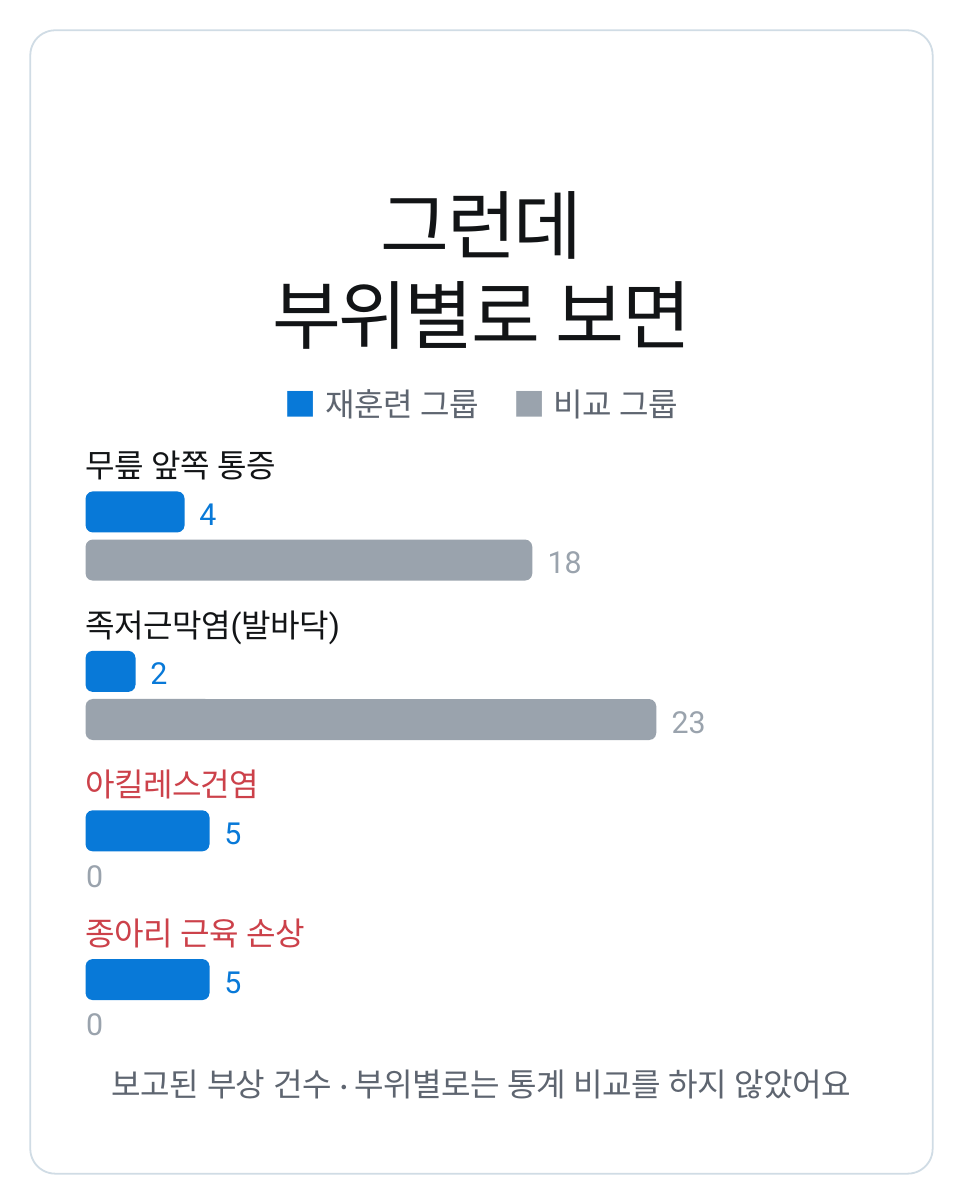
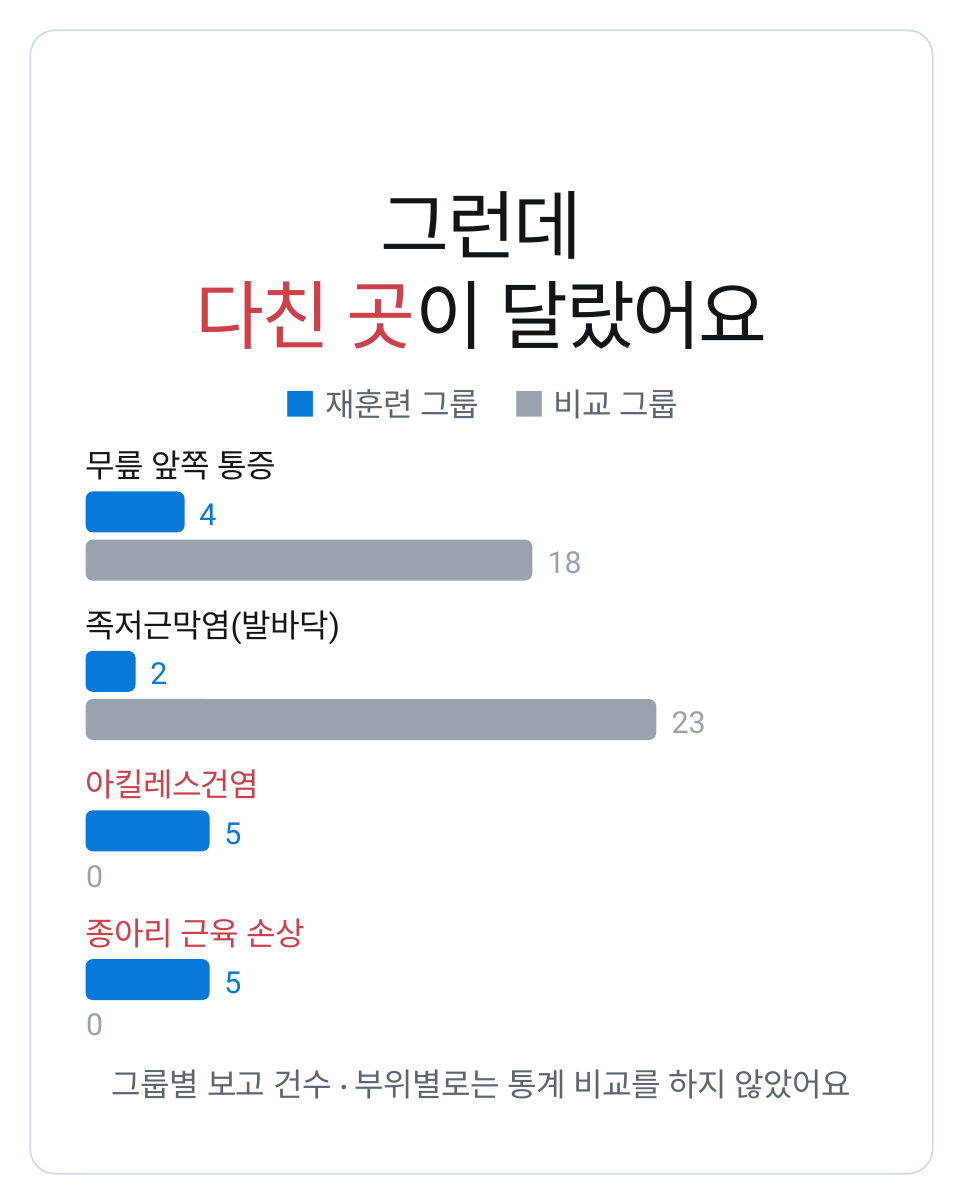
Before and after one commit to js920915-cyber/New-box, a slide deck: slide 5 of content/running-form-change-v2/adobe-express/running-form-change-v2-express.pptx. Drawn at 963x1204 pixels with LibreOffice and Linux fonts; fonts in the diff are those of the drawing. Boxes give left, top, right and bottom in pixels: in the first picture for what was removed or moved away, otherwise in the second. Text is boxed around its words. In the diff, an @@ line names an element or a change of style, - is before the commit and + after.

```diff
--- a/content/running-form-change-v2/adobe-express/running-form-change-v2-express.pptx
+++ b/content/running-form-change-v2/adobe-express/running-form-change-v2-express.pptx
@@ text at (195,281,768,349): text changed @@
-부위별로 보면
+다친 곳이 달랐어요
@@ text at (112,1069,851,1099): text changed @@
-보고된 부상 건수 · 부위별로는 통계 비교를 하지 않았어요
+그룹별 보고 건수 · 부위별로는 통계 비교를 하지 않았어요
```
Also in this commit, not shown: 6 other slides changed, 1 slide added, 1 slide removed, 48 other files.
